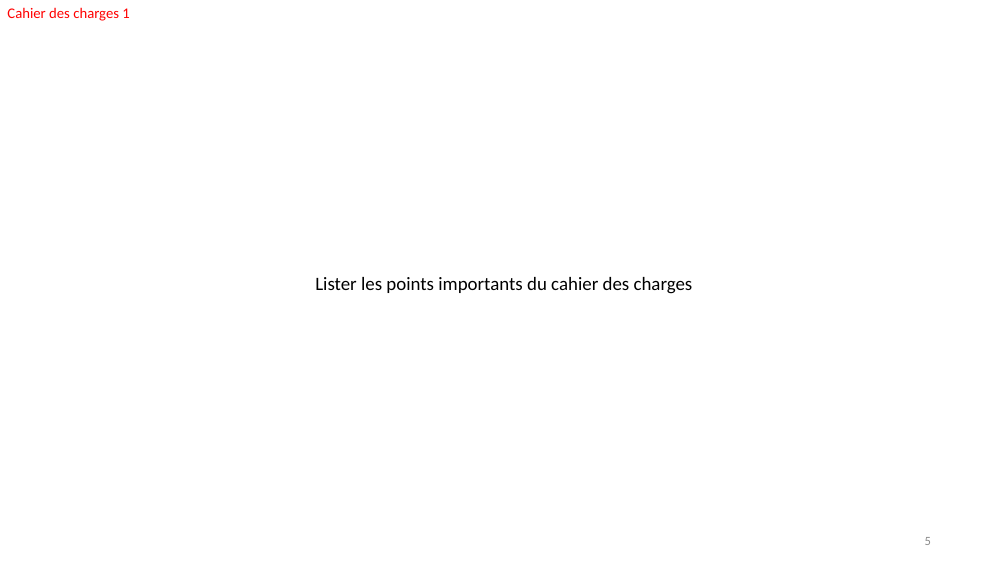
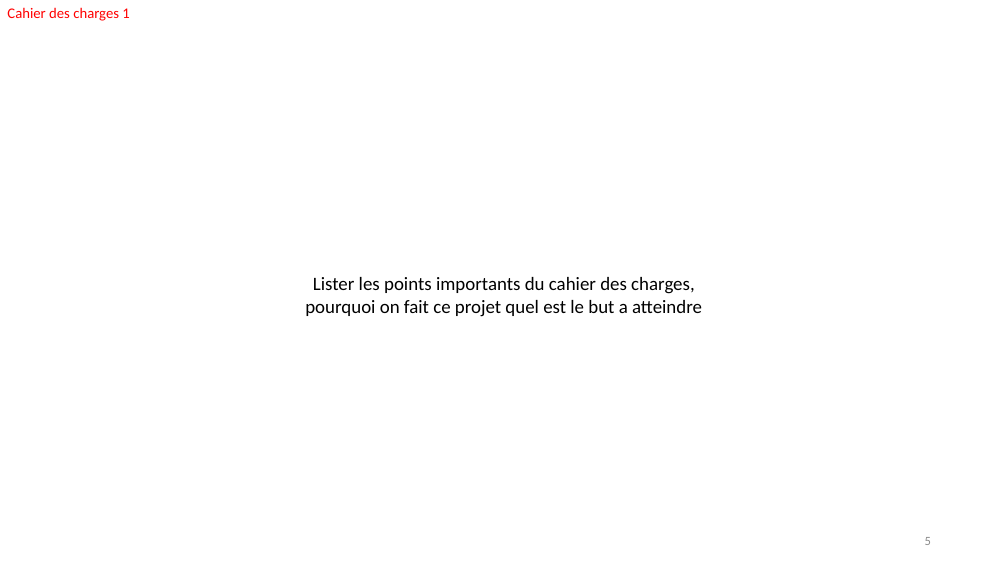
Before and after one commit to FabienMnsn/PRES2, a slide deck: slide 5 of Slides/PRES2019-Projet14-OlivierFourmaux-ROIStreamingImapct-soutenance.pptx. Drawn at 1008x567 pixels with LibreOffice and Linux fonts; fonts in the diff are those of the drawing. Boxes give left, top, right and bottom in pixels: in the first picture for what was removed or moved away, otherwise in the second. Text is boxed around its words. In the diff, an @@ line names an element or a change of style, - is before the commit and + after.

```diff
--- a/Slides/PRES2019-Projet14-OlivierFourmaux-ROIStreamingImapct-soutenance.pptx
+++ b/Slides/PRES2019-Projet14-OlivierFourmaux-ROIStreamingImapct-soutenance.pptx
@@ text at (x1=305, y1=277, x2=702, y2=317): text changed @@
-Lister les points importants du cahier des charges
+Lister les points importants du cahier des charges, pourquoi on fait ce projet quel est le but a atteindre
```
Also in this commit, not shown: 12 other slides changed, 1 other file.
